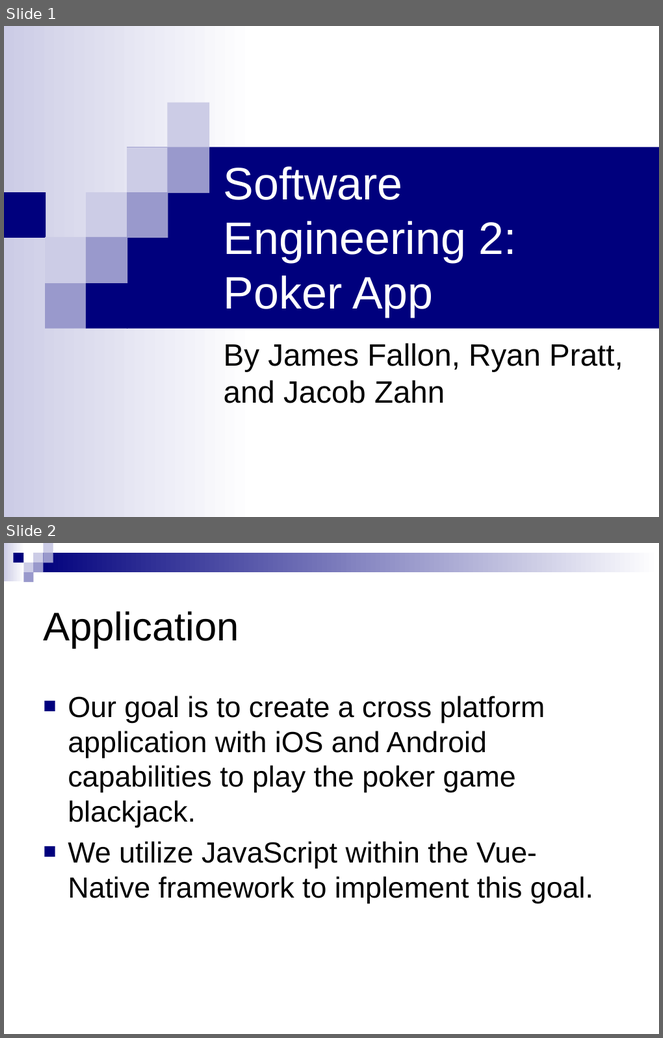
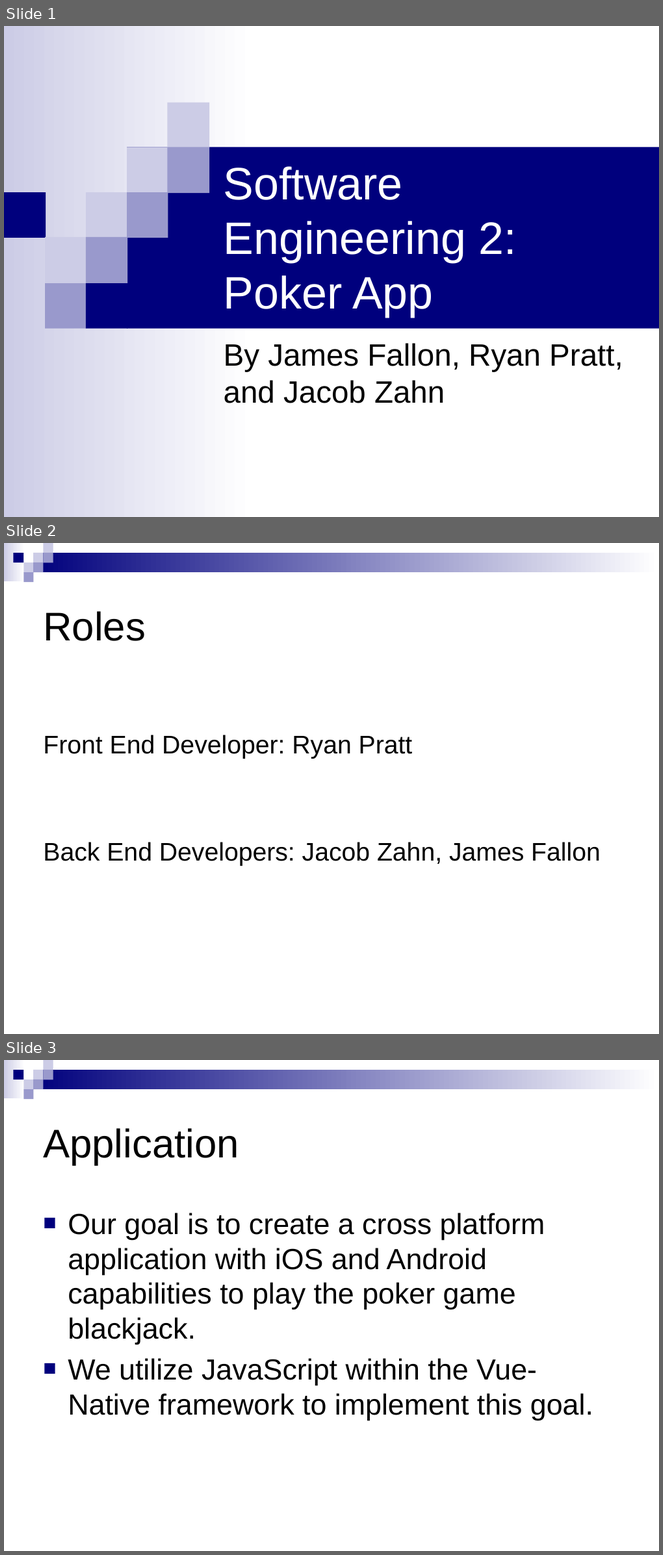
Before and after one commit to ryan-pratt/SE2-poker-app, a slide deck: Software Engineering 2.pptx. Shown one above the other, each under a label of ours: slides 1 and 2 before the commit, slides 1, 2 and 3 after it. The pictures are 663x1038 and 663x1555 pixels, drawn with LibreOffice and Linux fonts; fonts in the diff are those of the drawing. Boxes give left, top, right and bottom in pixels: in the first picture for what was removed or moved away, otherwise in the second. Text is boxed around its words. In the diff, an @@ line names an element or a change of style, - is before the commit and + after.

```diff
--- a/Software Engineering 2.pptx
+++ b/Software Engineering 2.pptx
@@ slide 2 added at (4,543,659,1034), background #FFFFFF; not listed: 9 template elements that a slide beside it also shows @@
@@ title added at (43,611,145,641), 44 pt, text #000000 @@
+Roles
@@ text added at (43,735,601,866), 28 pt, text #000000 @@
+Front End Developer: Ryan Pratt
+Back End Developers: Jacob Zahn, James Fallon
@@ what was slide 2 is now slide 3 @@
```
Also in this commit, not shown: 5 other slides added.
